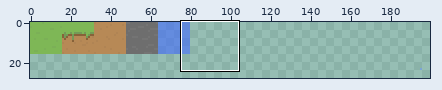
Edited in one commit: pixel-art file (content/atlas.ase). The first picture is a wide view before the edit; the outline marks the close-up.
Close-up. The starting point:
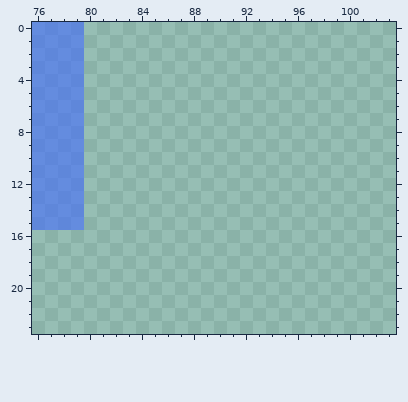
256x256 pixels, 1 frame. Shown: x 76..103, y 0..23. The wide view leaves out empty margins.
The same view after the edit:
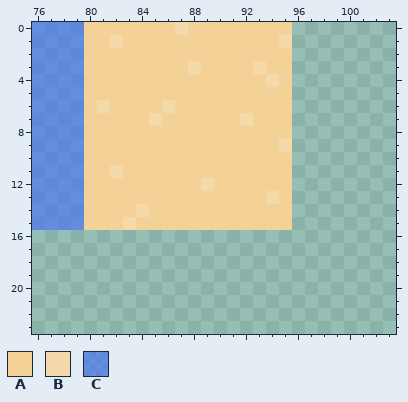
Palette (. is transparent): A #f4d196  B #f4d9ab  C #3f67ff93
From the commit log: texture atlas block info parsing
Difference:
Layer "Layer 1":
y 0: x 80..95 ................ -> AAAAAAABAAAAAAAA
y 1: x 80..95 ................ -> AABAAAAAAAAAAAAB
y 2: x 80..95 ................ -> AAAAAAAAAAAAAAAA
y 3: x 80..95 ................ -> AAAAAAAABAAAABAA
y 4: x 80..95 ................ -> AAAAAAAAAAAAAABA
y 5: x 80..95 ................ -> AAAAAAAAAAAAAAAA
y 6: x 80..95 ................ -> ABAAAABAAAAAAAAA
y 7: x 80..95 ................ -> AAAAABAAAAAABAAA
y 8: x 80..95 ................ -> AAAAAAAAAAAAAAAA
y 9: x 80..95 ................ -> AAAAAAAAAAAAAAAB
y 10: x 80..95 ................ -> AAAAAAAAAAAAAAAA
y 11: x 80..95 ................ -> AABAAAAAAAAAAAAA
y 12: x 80..95 ................ -> AAAAAAAAABAAAAAA
y 13: x 80..95 ................ -> AAAAAAAAAAAAAABA
y 14: x 80..95 ................ -> AAAABAAAAAAAAAAA
y 15: x 80..95 ................ -> AAABAAAAAAAAAAAA
